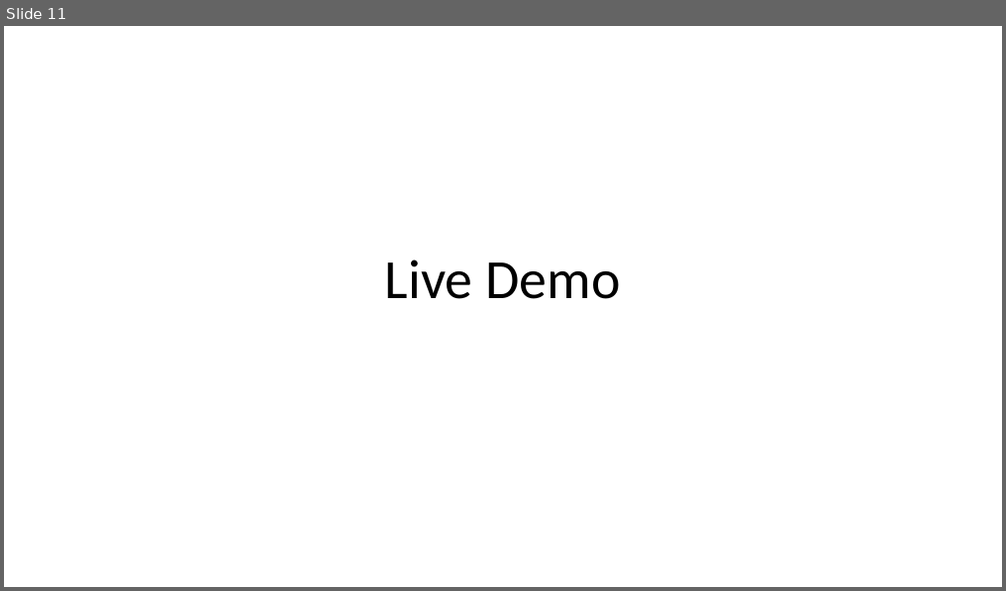
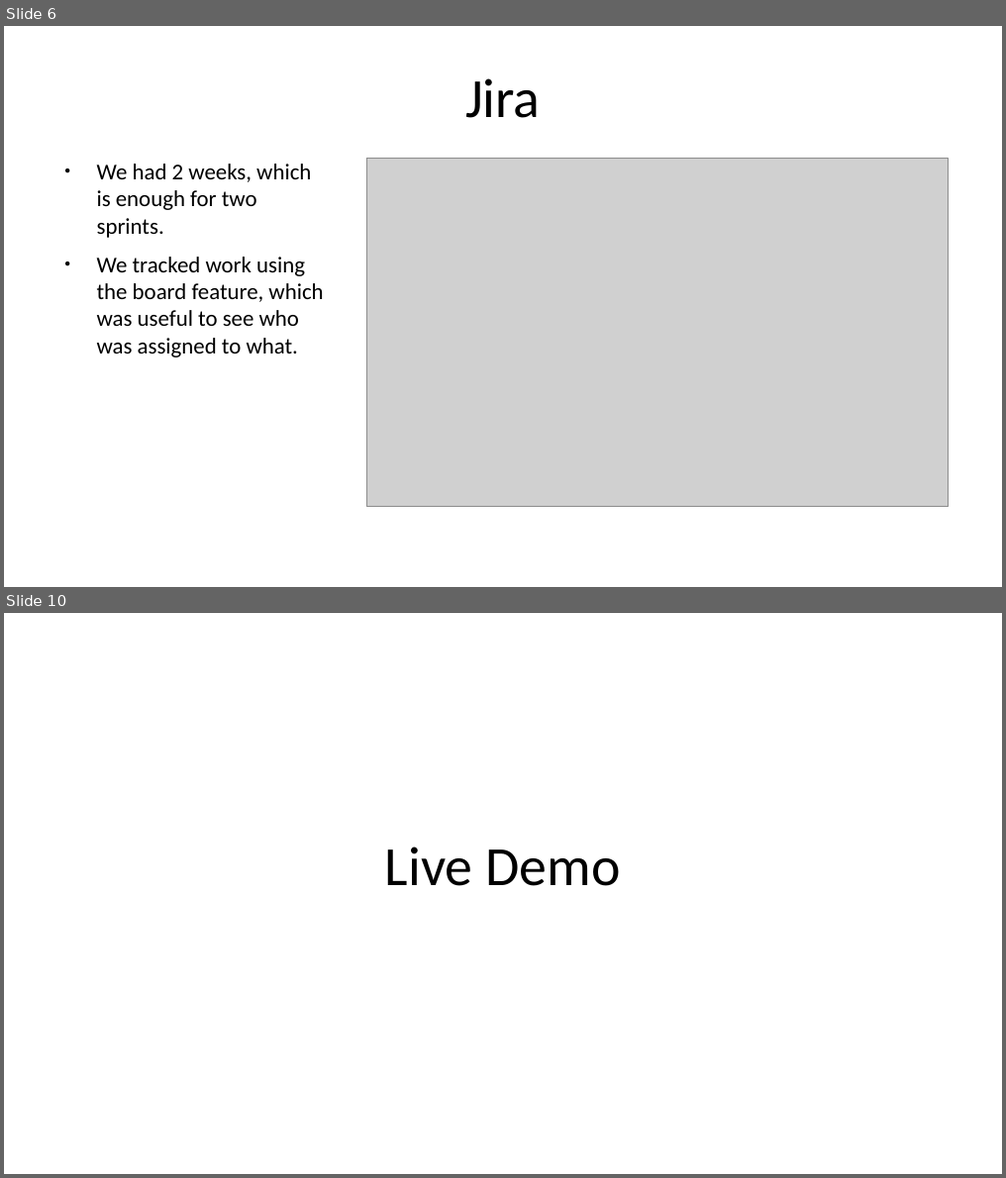
Before and after one commit to Peter-Dagley/Movie-Website, a slide deck: Documentation/Cinema Project Presentation.odp. Shown one above the other, each under a label of ours: slide 11 before the commit, slides 6 and 10 after it; the slides between them are not shown. The pictures are 1006x591 and 1006x1178 pixels, drawn with LibreOffice and Linux fonts; fonts in the diff are those of the drawing; grey boxes stand for pictures. Boxes give left, top, right and bottom in pixels: in the first picture for what was removed or moved away, otherwise in the second. Text is boxed around its words. In the diff, an @@ line names an element or a change of style, - is before the commit and + after.

```diff
--- a/Documentation/Cinema Project Presentation.odp
+++ b/Documentation/Cinema Project Presentation.odp
@@ slide 6 added at (x1=4, y1=26, x2=1002, y2=587), background #FFFFFF @@
@@ title added at (x1=465, y1=78, x2=541, y2=118), 44 pt, text #000000 @@
+Jira
@@ text added at (x1=97, y1=164, x2=323, y2=358), 18 pt, text #000000 @@
+● We had 2 weeks, which is enough for two sprints.
+● We tracked work using the board feature, which was useful to see who was assigned to what.
@@ picture added at (x1=366, y1=159, x2=948, y2=507) @@
@@ what was slide 11 is now slide 10 @@
```
Also in this commit, not shown: 7 slides changed, 4 other slides added, 6 slides removed.
